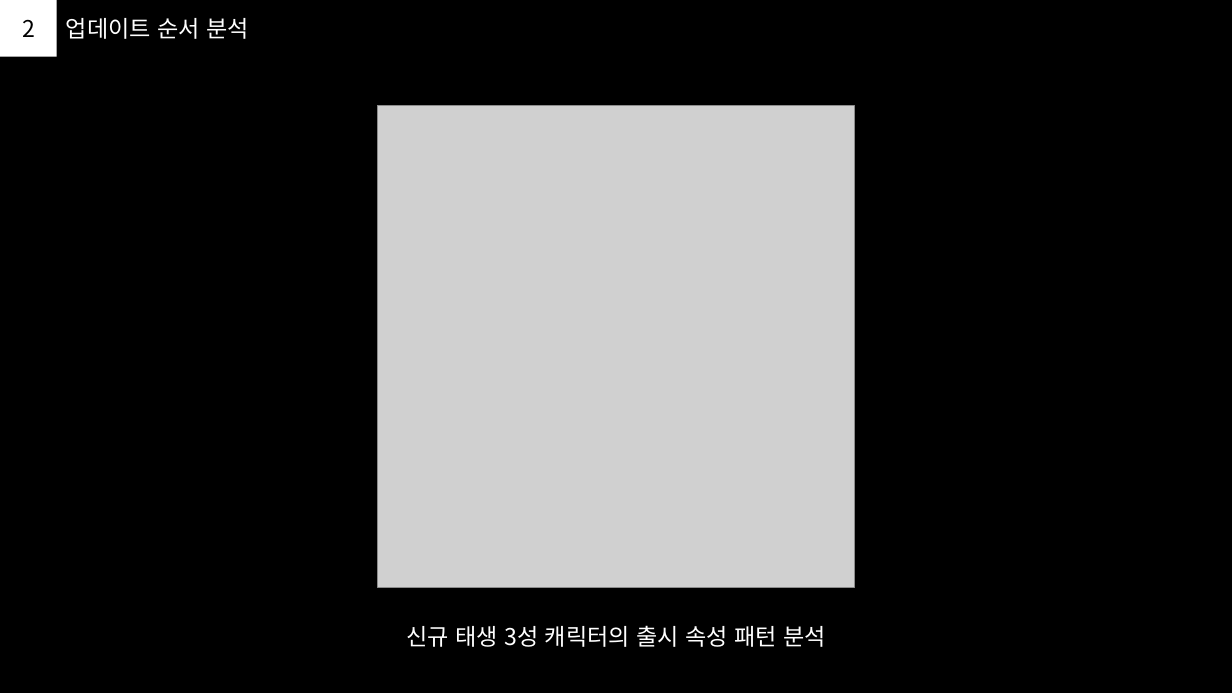
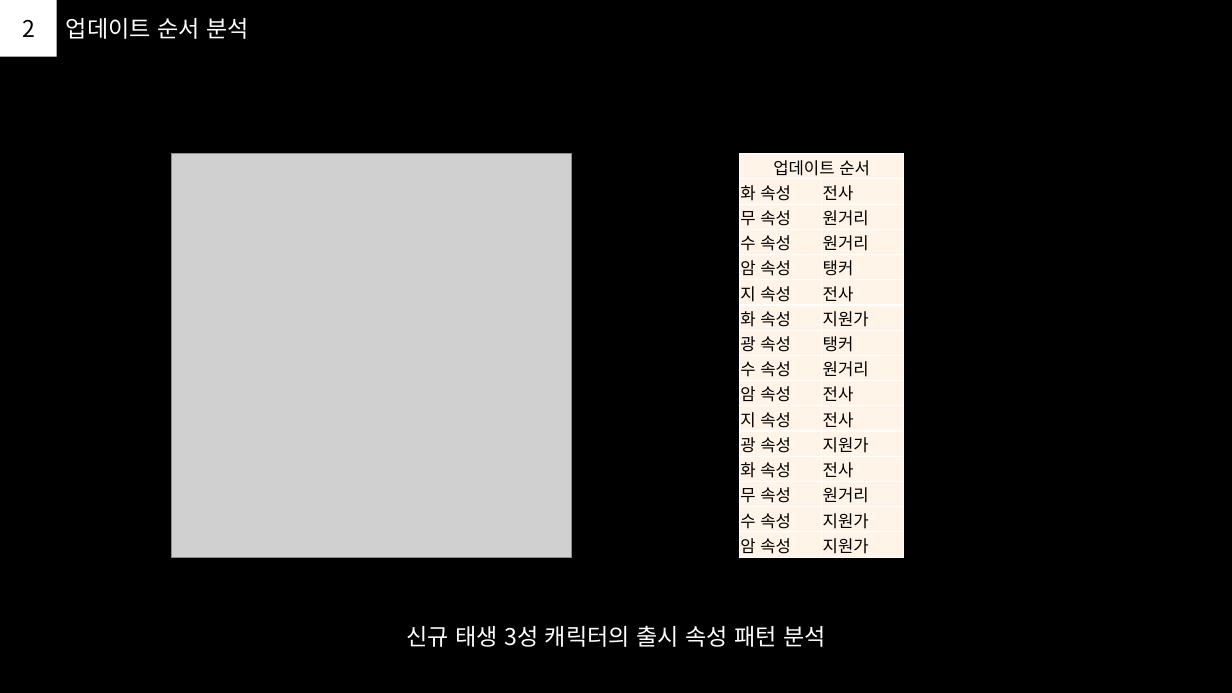
Before and after one commit to PhenomJ/GameDesign, a slide deck: slide 3 of 가디언 테일즈/1. PPT/신규_캐릭터_기획.pptx. Drawn at 1232x693 pixels with LibreOffice and Linux fonts; fonts in the diff are those of the drawing; grey boxes stand for pictures. Boxes give left, top, right and bottom in pixels: in the first picture for what was removed or moved away, otherwise in the second. Text is boxed around its words. In the diff, an @@ line names an element or a change of style, - is before the commit and + after.

```diff
--- a/가디언 테일즈/1. PPT/신규_캐릭터_기획.pptx
+++ b/가디언 테일즈/1. PPT/신규_캐릭터_기획.pptx
@@ picture: place and size @@
-picture at [377,106,855,588]
+picture at [171,153,572,557]
@@ table added at [739,153,904,558], 16 rows, 2 columns @@
+업데이트 순서 | 
+화 속성 | 전사
+무 속성 | 원거리
+수 속성 | 원거리
+암 속성 | 탱커
+지 속성 | 전사
+화 속성 | 지원가
+광 속성 | 탱커
+수 속성 | 원거리
+암 속성 | 전사
+지 속성 | 전사
+광 속성 | 지원가
+화 속성 | 전사
+무 속성 | 원거리
+수 속성 | 지원가
+암 속성 | 지원가
```
Also in this commit, not shown: 6 other slides changed, 1 other file.
